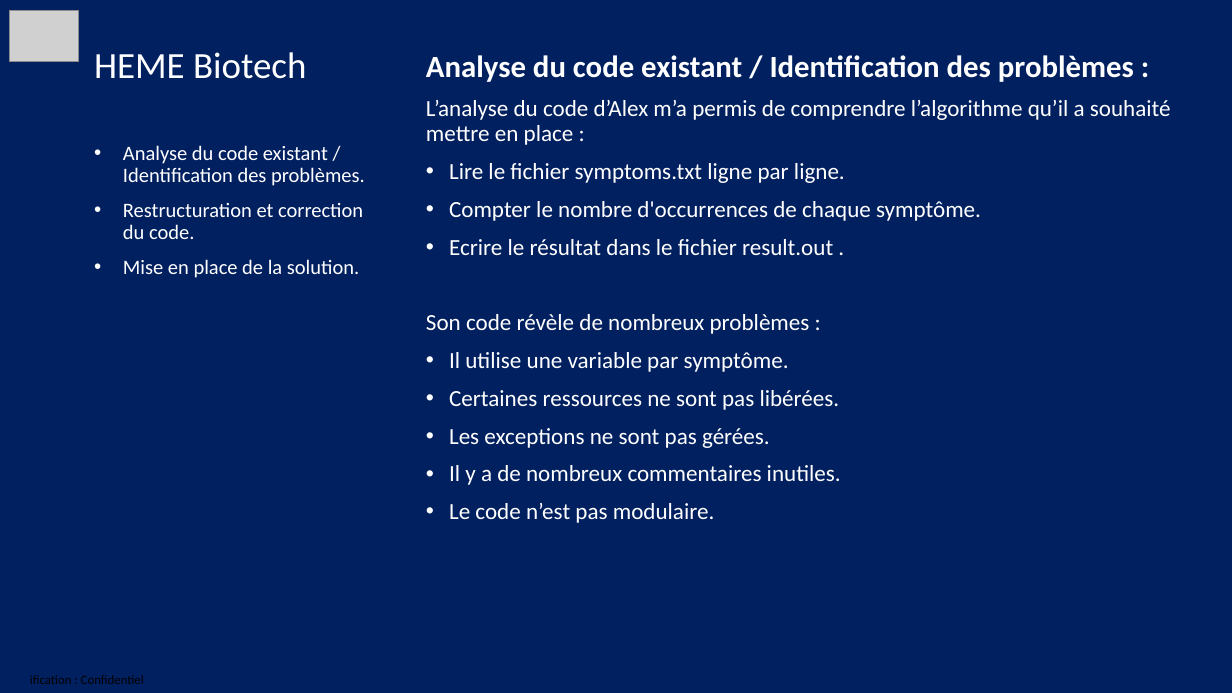
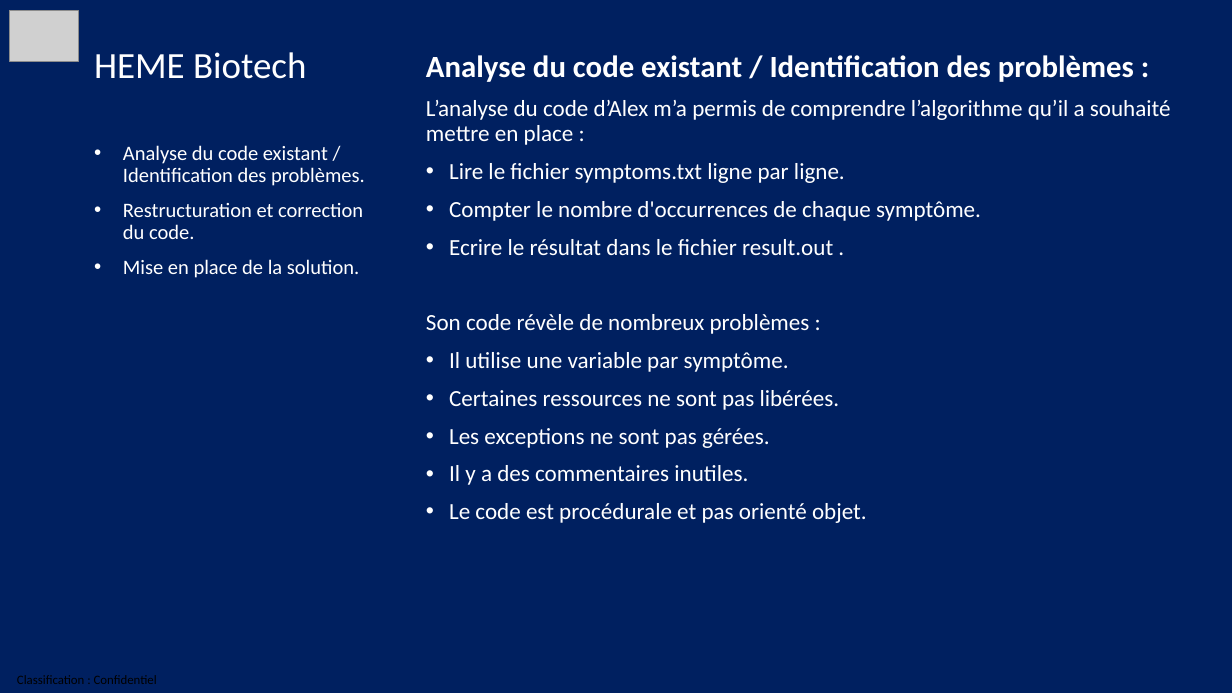
Before and after one commit to Ludo76190/P2_Heme_Biotech, a slide deck: slide 2 of Projet Heme Biotech.pptx. Drawn at 1232x693 pixels with LibreOffice and Linux fonts; fonts in the diff are those of the drawing; grey boxes stand for pictures. Boxes give left, top, right and bottom in pixels: in the first picture for what was removed or moved away, otherwise in the second. Text is boxed around its words. In the diff, an @@ line names an element or a change of style, - is before the commit and + after.

```diff
--- a/Projet Heme Biotech.pptx
+++ b/Projet Heme Biotech.pptx
@@ text at (449,465,867,523): text changed @@
-• Il y a de nombreux commentaires inutiles.
-• Le code n’est pas modulaire.
+• Il y a des commentaires inutiles.
+• Le code est procédurale et pas orienté objet.
```
Also in this commit, not shown: 6 other slides changed, 2 slides added.
